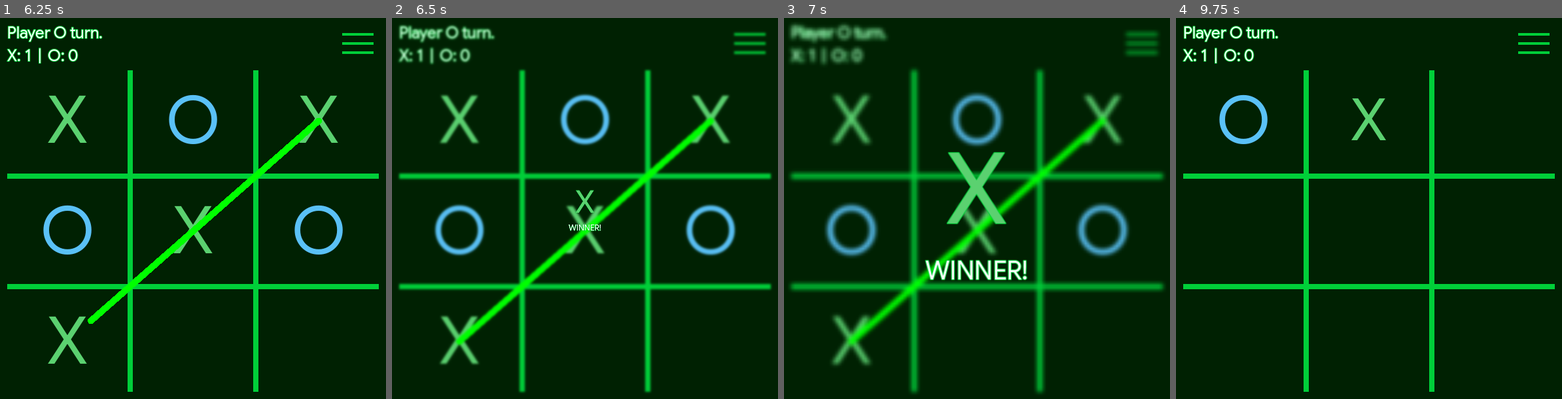
Above: before the commit, frames 1-4 (left to right).
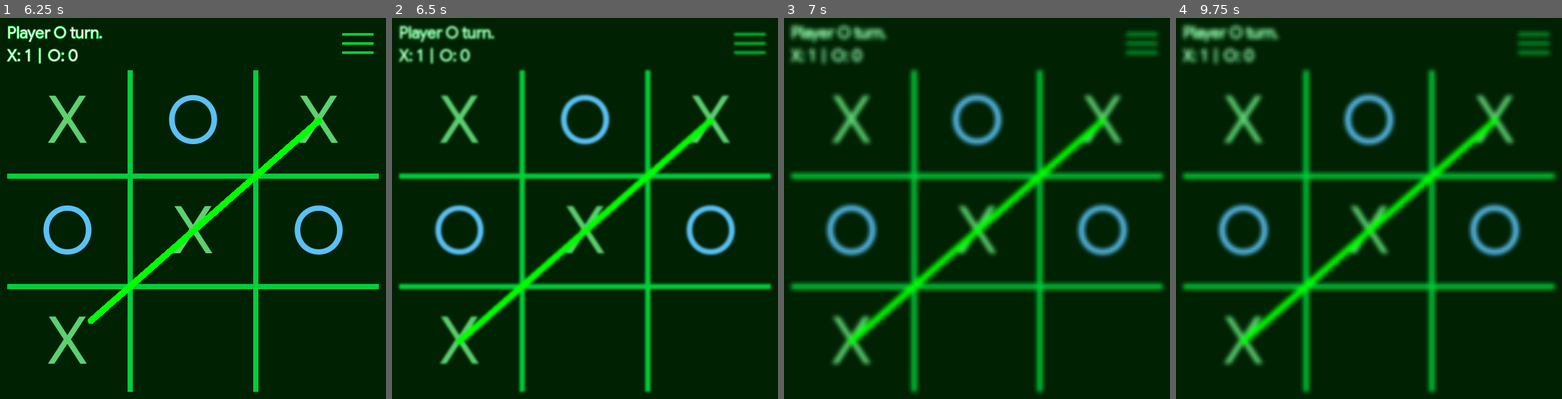
Above: after the commit, the same moments.

Repository: kevincabanilla/tic-tac-toe
Game: Godot game, scene res://scenes/main/main.tscn
The game is run twice, just before and just after one commit, with the same random seed, the same clock (stepped at 60 frames per second) and the same inputs.
Inputs (mouse positions are in pixels of both pictures, inside the frame that each line leads up to):
- Up to frame 1 (6.25 s): click (358, 44) at 0.5 s; click (65, 120) at 1.25 s; click (193, 120) at 2 s; click (320, 120) at 2.75 s; click (65, 231) at 3.5 s; click (193, 231) at 4.25 s; click (320, 231) at 5 s; click (65, 341) at 5.75 s
- Up to frame 2 (6.5 s): no input
- Up to frame 3 (7 s): click (977, 341) at 6.5 s
- Up to frame 4 (9.75 s): click (1496, 341) at 7.25 s; click (1534, 44) at 8 s; click (1241, 120) at 8.77 s; click (1369, 120) at 9.52 s

Frame 1 is identical in both runs. In frame 2, 0.2% of the frame differs, in the area x 45-55%, y 45-56%; in frame 3, 2.0%; in frame 4, 20%, in the area x 1-99%, y 1-99%.

Commit message:
update end_screen

Diff:
--- a/scenes/ui/end_screen/end_screen.gd
+++ b/scenes/ui/end_screen/end_screen.gd
@@ -1,5 +1,5 @@
-extends CanvasLayer
-class_name EndScreen
+class_name EndScreen extends MarginContainer
+
 
 @onready var game_over_msg: GameOverMessage = %GameOverMessage
 
@@ -13,7 +13,7 @@
 	await game_over_msg.play_draw_animation()
 
 
-func _on_panel_container_gui_input(event: InputEvent) -> void:
+func _on_gui_input(event: InputEvent) -> void:
 	if event.is_action_pressed("left_click"):
 		await game_over_msg.close()
 		start_game.emit()
--- a/scenes/ui/end_screen/end_screen.tscn
+++ b/scenes/ui/end_screen/end_screen.tscn
@@ -3,27 +3,26 @@
 [ext_resource type="Script" uid="uid://87mkkkeused" path="res://scenes/ui/end_screen/end_screen.gd" id="1_5s0hc"]
 [ext_resource type="PackedScene" uid="uid://dd7p321ytiu8f" path="res://scenes/game_objects/game_over_message/game_over_message.tscn" id="2_tup5k"]
 
-[node name="EndScreen" type="CanvasLayer" unique_id=1896866833]
-script = ExtResource("1_5s0hc")
-
-[node name="MarginContainer" type="MarginContainer" parent="." unique_id=1763147287]
+[node name="EndScreen" type="MarginContainer" unique_id=1763147287]
+z_index = 1
 anchors_preset = 15
 anchor_right = 1.0
 anchor_bottom = 1.0
 grow_horizontal = 2
 grow_vertical = 2
+script = ExtResource("1_5s0hc")
 
-[node name="PanelContainer" type="PanelContainer" parent="MarginContainer" unique_id=55726886]
+[node name="PanelContainer" type="PanelContainer" parent="." unique_id=55726886]
 self_modulate = Color(0.3529412, 0.3529412, 0.3529412, 0)
 layout_mode = 2
 mouse_filter = 1
 
-[node name="CenterContainer" type="CenterContainer" parent="MarginContainer/PanelContainer" unique_id=27314204]
+[node name="CenterContainer" type="CenterContainer" parent="PanelContainer" unique_id=27314204]
 unique_name_in_owner = true
 layout_mode = 2
 
-[node name="GameOverMessage" parent="MarginContainer/PanelContainer/CenterContainer" unique_id=596680548 instance=ExtResource("2_tup5k")]
+[node name="GameOverMessage" parent="PanelContainer/CenterContainer" unique_id=596680548 instance=ExtResource("2_tup5k")]
 unique_name_in_owner = true
 layout_mode = 2
 
-[connection signal="gui_input" from="MarginContainer/PanelContainer" to="." method="_on_panel_container_gui_input"]
+[connection signal="gui_input" from="." to="." method="_on_gui_input"]
